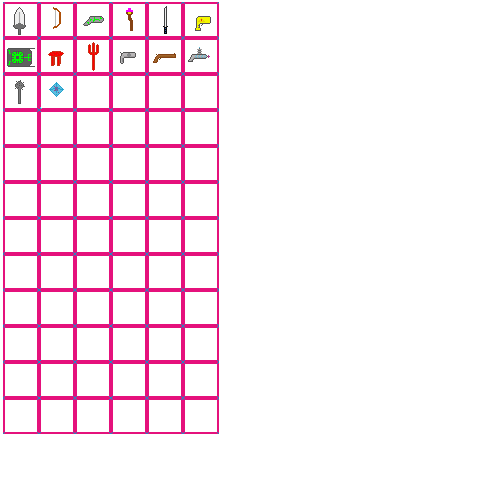
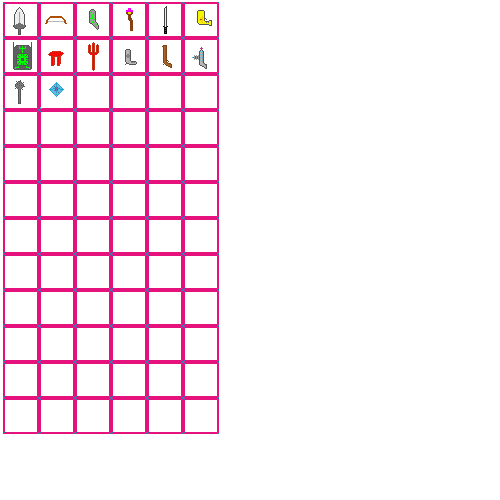
Layers edited between the first and the second 500px x 500px image:
painted on "Calque 5(collé)" over [7, 7, 212, 70]
